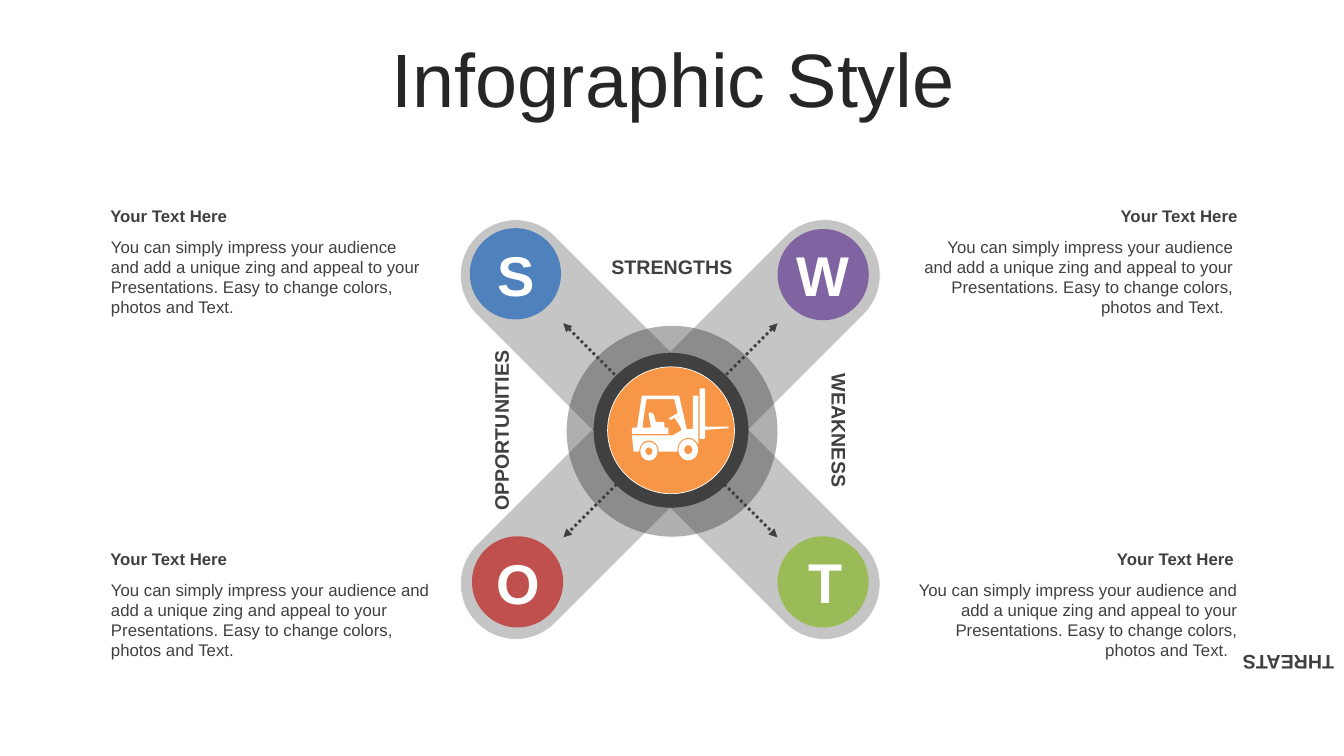
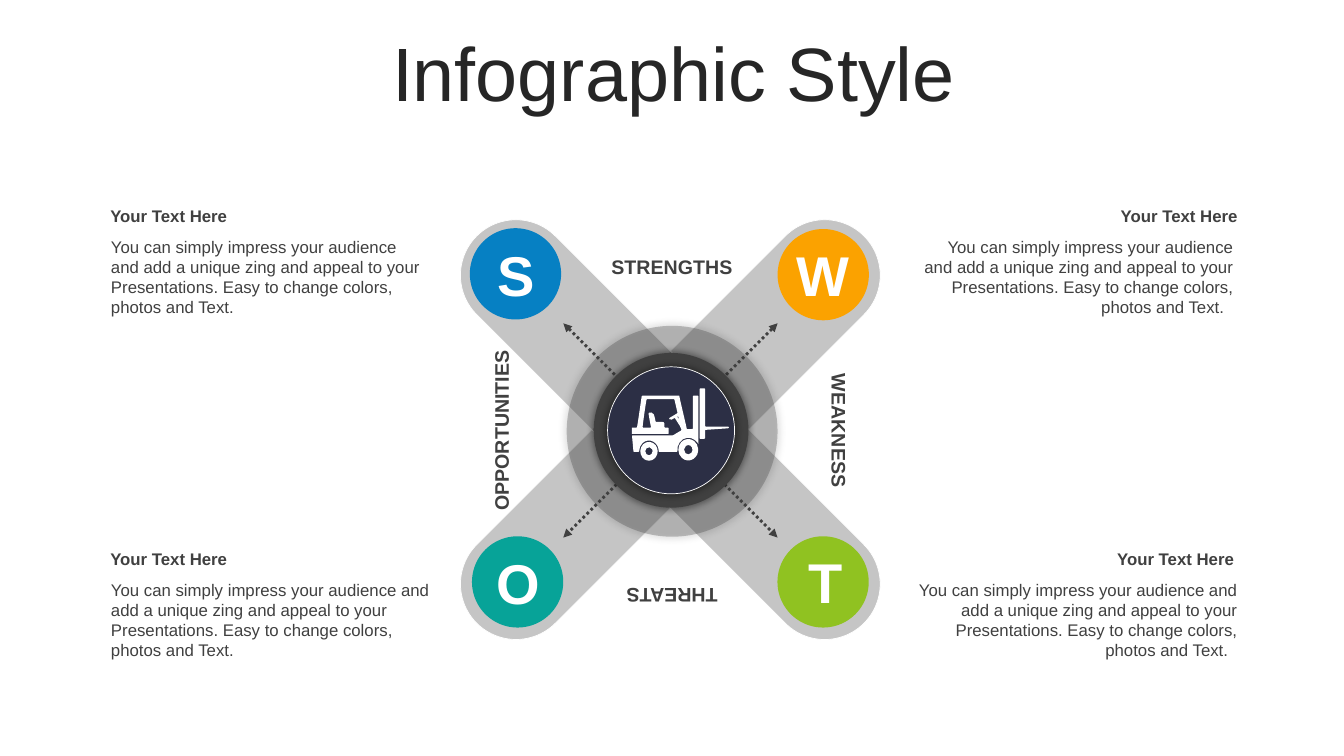
Before and after one commit to thanhlongvl/sportdemo, a slide deck: slide 13 of industry 4.0-Revolution-PowerPoint-Templates.pptx (slide 11 before the commit). Drawn at 1344x756 pixels with LibreOffice and Linux fonts; fonts in the diff are those of the drawing. Boxes give left, top, right and bottom in pixels: in the first picture for what was removed or moved away, otherwise in the second. Text is boxed around its words. In the diff, an @@ line names an element or a change of style, - is before the commit and + after.

```diff
--- a/industry 4.0-Revolution-PowerPoint-Templates.pptx
+++ b/industry 4.0-Revolution-PowerPoint-Templates.pptx
@@ text "Infographic Style" at (392,46,955,115): line spacing 1 to 0.9; more space between paragraphs @@
@@ rounded rectangle at (438,197,903,663): outline #FFFFFF 0.51 pt to #FFFFFF 0.5 pt @@
@@ rounded rectangle at (438,197,903,663): outline #FFFFFF 0.51 pt to #FFFFFF 0.5 pt @@
@@ ellipse at (470,228,562,320): fill #4F81BD to #0680C3 @@
@@ ellipse at (777,229,869,321): fill #8064A2 to #FBA200 @@
@@ freeform shape removed at (564,324,778,538) @@
@@ freeform shape removed at (564,324,778,538) @@
@@ double arrow added from (564, 324) to (777, 537), #404040 2 pt dashed @@
@@ double arrow added from (777, 324) to (564, 537), #404040 2 pt dashed @@
@@ ellipse at (567,326,777,536): shadow changed @@
@@ text "THREATS": place and size @@
-text "THREATS" at (1243,655,1334,669)
+text "THREATS" at (627,588,718,602)
@@ ellipse at (594,353,749,508): shadow changed @@
@@ ellipse at (608,367,735,494): fill #F79646 to #2C2F45; outline #FFFFFF 0.51 pt to #FFFFFF 0.5 pt; shadow changed @@
@@ outline redrawn in 4 elements at (632,395,699,452), (700,388,729,439), (640,442,657,461), (679,440,699,461) @@
@@ ellipse at (472,536,564,628): fill #C0504D to #07A398 @@
@@ ellipse at (777,536,869,628): fill #9BBB59 to #90C221 @@
```
Also in this commit, not shown: 46 other slides changed, 4 slides added, 3 slides removed.
